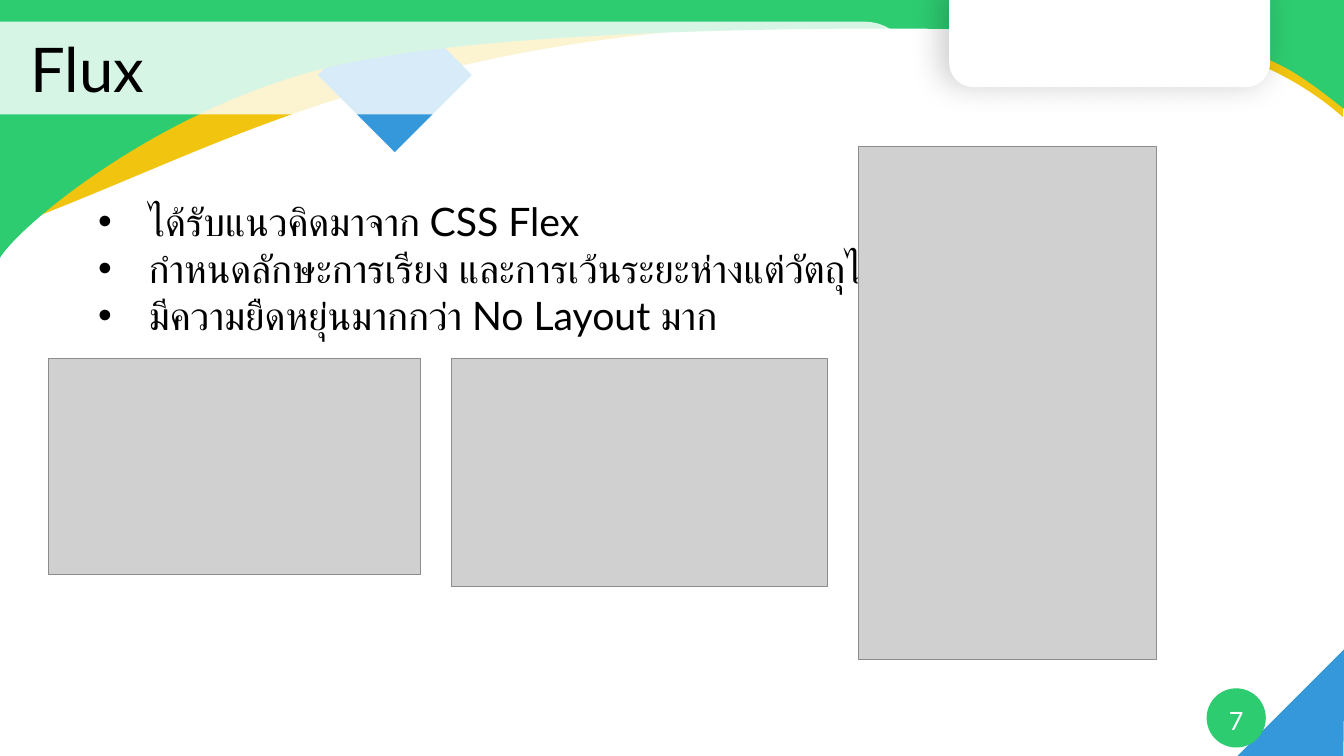
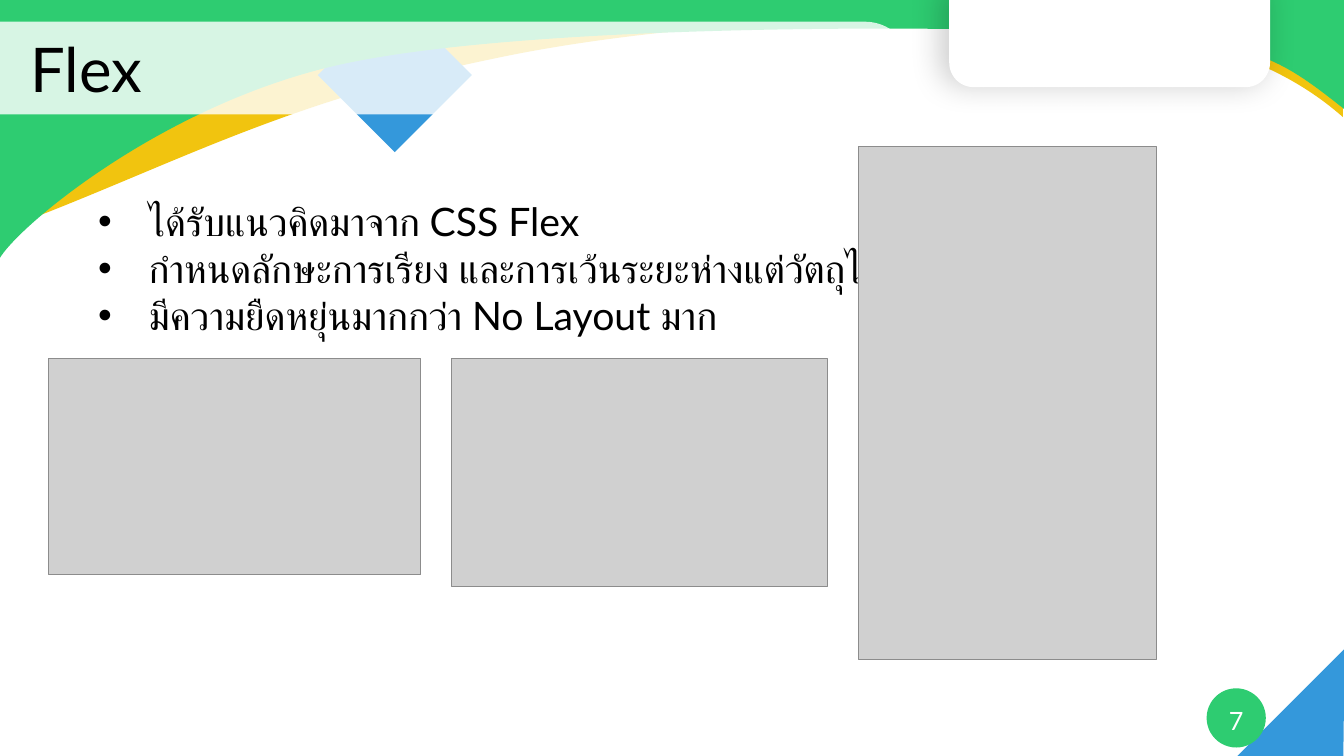
Before and after one commit to ArtronShop/ATD3.5-S3-Asset, a slide deck: slide 7 of Training/บทที่ 3 แนวคิด และหลักการ LVGL เบื้องต้น.pptx. Drawn at 1344x756 pixels with LibreOffice and Linux fonts; fonts in the diff are those of the drawing; grey boxes stand for pictures; background and template pictures are left out. Boxes give left, top, right and bottom in pixels: in the first picture for what was removed or moved away, otherwise in the second. Text is boxed around its words. In the diff, an @@ line names an element or a change of style, - is before the commit and + after.

```diff
--- a/Training/บทที่ 3 แนวคิด และหลักการ LVGL เบื้องต้น.pptx
+++ b/Training/บทที่ 3 แนวคิด และหลักการ LVGL เบื้องต้น.pptx
@@ title at (30,46,142,93): text changed @@
-Flux
+Flex
```
Also in this commit, not shown: 1 other slide changed, 1 other file.
